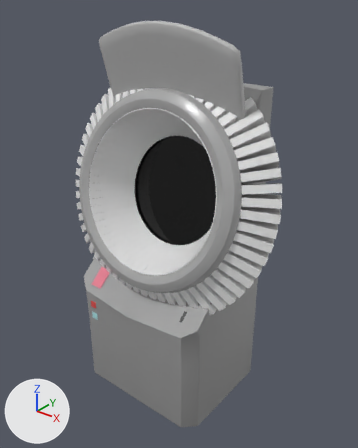
Before and after pictures for a commit that changed the FBX model Assets/Model/WacUnity.fbx.
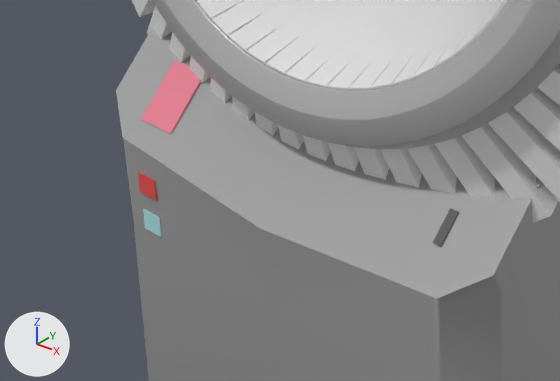
The first picture shows the older version from a 50 mm lens placed at (1.54, -1.8, 2.23), pointed at (0.04, 0.07, 1.07). The close-ups show both versions on the part from 14% to 61% of the width and 55% to 81% of the height of that picture; other places that the commit changed are outside them. The lights are fixed; the arrows at lower left show +X, +Y and +Z. Where no turn or scale is listed for an object, it has been applied to the vertices.

Names of what the first close-up shows: '232', '233', '234', '235', '236', '237', '238', '239', 'Body', 'BodyPanel', 'Ring', 'aimme'.
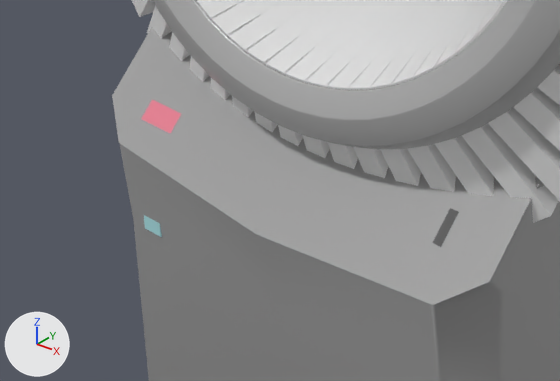
Where the change shows, as pixel boxes [x1, y1, x2, y2] in the close-ups (560 x 381 px):
'Body', reshaped
    before: [123, 138, 560, 381]
    after: [120, 144, 560, 381]
'BodyPanel', reshaped
    before: [116, 28, 541, 298]
    after: [112, 28, 540, 305]
'aimme', unchanged, covered by the edit
    before: [141, 60, 201, 134]
    after: [141, 100, 181, 133]

Patch to the scene script:
```diff
--- a/Assets/Model/WacUnity.fbx.py
+++ b/Assets/Model/WacUnity.fbx.py
@@ me_cube_008 @@
 me_cube_008.from_pydata(...)  # 326 vertices, 315 faces; spans x -0.41..0.41, y -0.31..0.33, z 0.06..1.84
 # used by ob_body; location = (0.0, 0.0, 0.0)
+# me_cube_008 part 1: all 19 vertices in x -0.41..0.41, y -0.31..-0.24, z 0.65..0.72 are moved by (0.0, -0.01, -0.01)
 me_cube_008.materials.append(mat_body)
@@ me_cube_010 @@
 me_cube_010.from_pydata(...)  # 8 vertices, 2 faces; spans x -0.405..0.405, y -0.308..-0.006, z 0.654..0.928
 # used by ob_bodypanel; location = (0.0, 0.0, 0.0)
 # verts and faces of me_cube_010; kept vertices keep their numbers, new ones are numbered from 8
 # before: 0 (-0.405, -0.006, 0.928), 1 (0.0, -0.308, 0.654) at pixel (259, 228), 2 (0.0, -0.042, 0.883), 3 (-0.34, -0.288, 0.674) at pixel (122, 137), 4 (-0.405, -0.24, 0.718) at pixel (115, 90)
 # before: 5 (0.405, -0.006, 0.928), 6 (0.34, -0.288, 0.674) at pixel (436, 298), 7 (0.405, -0.24, 0.718) at pixel (493, 275)
+# me_cube_010 part 2
+delete_vertices([4, 7])  # with the faces that use them
+for i in [1, 3, 6]: verts[i] += (0.0, -0.009, -0.006)
+verts[8] = (-0.405, -0.249, 0.712)  # pixel (112, 95)
+verts[9] = (0.405, -0.249, 0.712)  # pixel (489, 281)
+verts[10] = (0.405, -0.141, 0.81)  # pixel (534, 191)
+verts[11] = (0.0, -0.141, 0.81)
+verts[12] = (-0.405, -0.141, 0.81)
+faces += [(1, 11, 12, 8, 3), (1, 6, 9, 10, 11), (0, 12, 11, 2), (2, 11, 10, 5)]
 me_cube_010.materials.append(mat_body)
```
